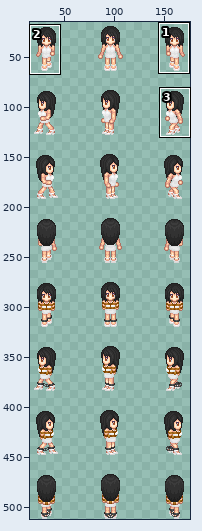
Sprite sheet -- img/characters/MV_FF8_Rinoa.png. Above, an overview of the earlier version with the close-up marked.
Close-up. First the earlier version:
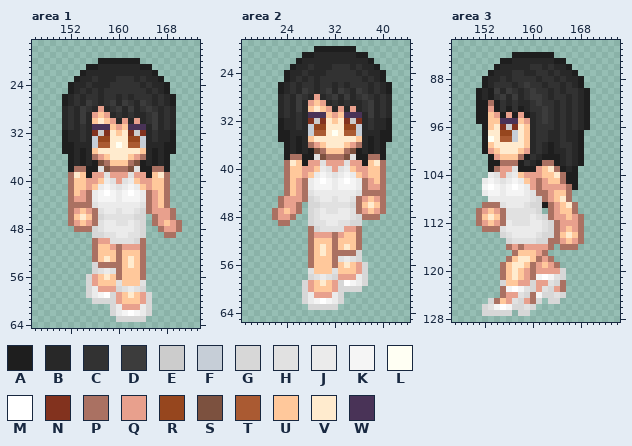
The file is 768x512 pixels. Shown: area 1: x 146..173, y 17..64; area 2: x 17..44, y 19..65; area 3: x 147..174, y 82..128. The wide view leaves out empty margins. The commit also changed other parts of the picture, which this record leaves out.
Palette (. is transparent): A #1e1e1e  B #282828  C #323232  D #3c3c3c  E #cccccc  F #c6ced7  G #d7d7d7  H #e1e1e1  J #ebebeb  K #f5f5f5  L #fffff3  M #ffffff  N #82321e  P #aa7162  Q #e8a08d  R #96461e  S #7c513f  T #aa5a32  U #ffc89b  V #ffebce  W #493357
Pixels before, area 1, first column x 151:
20 ......AAAAAAA.......
21 ....AABBBBBBBAA.....
22 ...ABBBBBBBBBBBA....
23 ..ABBCBBBCCCBCBBA...
24 .ABBCBBBCCCCCBCBBA..
25 .ABCBCBCCCCCCCBCBA..
26 ABCBCCBCCBCBCCCBCBA.
27 ABCBDCBCDBDCBDCBCBA.
28 BCBDCBQBCDBDBCDCBCB.
29 BCBDBQUQBCBCBBCDBCB.
30 BCBDBUVUQBQBQBCDBCB.
31 BCBCBWWWUQUWWWBDBCB.
32 ABBCBNENVUVNENBCBBA.
33 ABBCBFRRVVVRRFBCBBA.
34 AABBBFTTVLVTTFBBBAA.
35 AABABUVVVVVVVUBABAA.
36 .ABABPQUVVVUQPBABA..
37 .ABABASPUUUPSABABA..
38 .APPAAHSPPPSHAAPPA..
39 .PVUAQQHQQQHQQAUVP..
40 .PUUQQUJHQHJUQQUUP..
41 .PUUQUJKJHJKJUQUUP..
42 .PUQPJKMKJKMKJPQUP..
43 .PQQPJKKKJKKKJPQUP..
44 .PPPPHJJJJJJJHPQUP..
45 .PQUQPHJJHJJHGPQQQP.
46 .PUVUPGHHHHHGG.PQQP.
47 .PQUQPHJJHHJHG.PQUQP
48 ..PPPGHJJJJJHG..PQQP
49 .....GGHHJJHHG...PP.
50 .....PQQHHHHGP......
51 .....PUUQPQQQP......
52 .....PUUUPUUUP......
53 .....PUVUPUVUP......
54 .....GPPPPUVUP......
55 .....GHJHPUUUP......
56 ....GQUVUPUUUP......
57 ....GQUUUHUUUH......
58 ....GJQQQGHJHG......
59 ....GJKMGQUVUQG.....
60 .....GGGGQUUUQG.....
61 ........GJQQQJG.....
62 ........GJKMKJG.....
63 .........GGGGG......
Pixels before, area 2, first column x 22:
20 .......AAAAAAA......
21 .....AABBBBBBBAA....
22 ....ABBBBBBBBBBBA...
23 ...ABBCBBBCCCBCBBA..
24 ..ABBCBBBCCCCCBCBBA.
25 ..ABCBCBCCCCCCCBCBA.
26 .ABCBCCBCCBCBCCCBCBA
27 .ABCBDCBCDBDCBDCBCBA
28 .BCBDCBQBCDBDBCDCBCB
29 .BCBDBQUQBCBCBBCDBCB
30 .BCBDBUVUQBQBQBCDBCB
31 .BCBCBWWWUQUWWWBDBCB
32 .ABBCBNENVUVNENBCBBA
33 .ABBCBFRRVVVRRFBCBBA
34 .AABBBFTTVLVTTFBBBAA
35 .AABABUVVVVVVVUBABAA
36 ..ABABPQUVVVUQPBABA.
37 ..ABABASPUUUPSABABA.
38 ..APPAAHSPPPSHAAPPA.
39 ..PVUAQQHQQQHQQAUVP.
40 ..PUUQQUJHQHJUQQUUP.
41 ..PUUQUJKJHJKJUQUUP.
42 ..PUQPJKMKJKMKJPQUP.
43 ..PUQPJKKKJKKKJPQQP.
44 ..PUQPHJJJJJJJHPPPP.
45 .PQQQPGHJJHJJHPQUQP.
46 .PQQP.GGHHHHHGPUVUP.
47 PQUQP.GHJHHJJHPQUQP.
48 PQQP..GHJJJJJHGPPP..
49 .PP...GHHJJHHGG.....
50 ......PGHHHHQQP.....
51 ......PQQQPQUUP.....
52 ......PUUUPUUUP.....
53 ......PUVUPUVUP.....
54 ......PUVUPPPPG.....
55 ......PUUUPHJHG.....
56 ......PUUUPUVUQG....
57 ......HUUUHUUUQG....
58 ......GHJHGQQQJG....
59 .....GQUVUQGMKJG....
60 .....GQUUUQGGGG.....
61 .....GJQQQJG........
62 .....GJKMKJG........
63 ......GGGGG.........
Pixels before, area 3, first column x 151:
 84 ......AAAAAAA......
 85 ....AABBBBBBBAA....
 86 ...ABBBBBCCBCBBA...
 87 ..ABBBCCBBCCBCBBA..
 88 .ABBCBCCCCBCCBCBBA.
 89 .ABCCCBCDCCBCCBCBA.
 90 ABADBDCBCDCCBCBCCBA
 91 ABACDBDBCDDCBCCBCBA
 92 AAPACBCBBCDCCBCBCBA
 93 AAQACACABCCDCBCBCBA
 94 AAUQAQAQABCDCBCBCBA
 95 AAUUWWWUQBCDCBCBCBA
 96 .AUVNENVUBCCCBCBCBA
 97 .AVVRRFVUBCCBBCBBA.
 98 .ALVTTFVUBCCBBCBBA.
 99 .AUVVVVVUBCBABCCBA.
100 .AQUVVVUQBCBABBCBA.
101 ..AQUUUPACBAAABCBA.
102 ..AAPPPACBAPPABCBA.
103 ..APQQHAAAQUVPABA..
104 ..JHQHJUQQQUUVPAA..
105 .JKJHJKJUQPQUUPAA..
106 .KMKJKMKJQPQQQQPA..
107 .JKKJKKKJHPPQUUP...
108 ..JJJJJJJHGPQUVP...
109 .PPPHJJJHGGAPQUVP..
110 PQUQPHHHHHG.PQUUP..
111 PUVUPHHHHJHGPQQUQP.
112 PQUQPJHHHJJHGPQQQP.
113 .PPPHJJJJJJHGPQUQP.
114 ....GHJJJJHGGPUVUP.
115 .....GHHHHGGPPQUQP.
116 .....PQPQQQQP.PPP..
117 ......PUUUQP.......
118 .....PUVVUPQP......
119 ....PUVVUPQUQP.....
120 ....PUVUQPQQQQG....
121 ....PUVUQPKMKHG....
122 ....GUUQQGQQHGP....
123 ....PKMKHGQHGQP....
124 ....PQQHGPKGGHG....
125 ..GPUQHGQPG.GG.....
126 .GHKMKGGHG.........
127 .GGGGG.GG..........
After the commit:
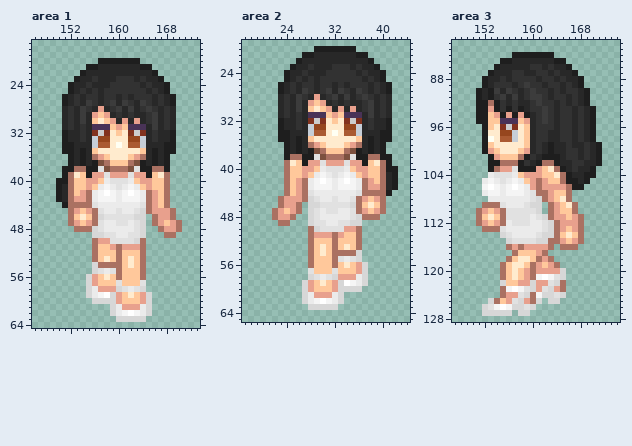
The edit:
{"where": "area 1"}
{"y":38,"x":151,"old":".","new":"A"}
{"y":39,"x":151,"old":".","new":"A"}
{"y":40,"x":150,"old":"..","new":"AA"}
{"y":40,"x":160,"old":"Q","new":"H"}
{"y":41,"x":150,"old":"..","new":"AB"}
{"y":42,"x":150,"old":"..","new":"AB"}
{"y":43,"x":150,"old":"..","new":"AB"}
{"y":44,"x":151,"old":".","new":"A"}
{"where": "area 2"}
{"y":38,"x":41,"old":".","new":"A"}
{"y":39,"x":41,"old":".","new":"A"}
{"y":40,"x":32,"old":"Q","new":"H"}
{"y":40,"x":41,"old":"..","new":"AA"}
{"y":41,"x":41,"old":"..","new":"BA"}
{"y":42,"x":41,"old":"..","new":"BA"}
{"y":43,"x":41,"old":"..","new":"BA"}
{"y":44,"x":41,"old":".","new":"A"}
{"where": "area 3"}
{"y":93,"x":166,"old":"BCBA.","new":"CBCBA"}
{"y":94,"x":166,"old":"BCBA.","new":"CBCBA"}
{"y":95,"x":166,"old":"BCBA.","new":"CBCBA"}
{"y":96,"x":166,"old":"BCBA.","new":"CBCBA"}
{"y":97,"x":166,"old":"B","new":"C"}
{"y":97,"x":168,"old":"A..","new":"CBA"}
{"y":98,"x":166,"old":"B","new":"C"}
{"y":98,"x":168,"old":"A..","new":"CBA"}
{"y":99,"x":165,"old":"C","new":"B"}
{"y":99,"x":168,"old":"A...","new":"BCBA"}
{"y":100,"x":167,"old":"BA...","new":"CBCBA"}
{"y":101,"x":167,"old":"BA...","new":"CBCBA"}
{"y":102,"x":166,"old":"CBA...","new":"BCCBBA"}
{"y":103,"x":167,"old":"A...","new":"CBBA"}
{"y":104,"x":155,"old":"Q","new":"H"}
{"y":104,"x":167,"old":"A...","new":"BBAA"}
{"y":105,"x":168,"old":"..","new":"BA"}
{"y":106,"x":168,"old":".","new":"A"}
{"y":109,"x":162,"old":"A","new":"."}
